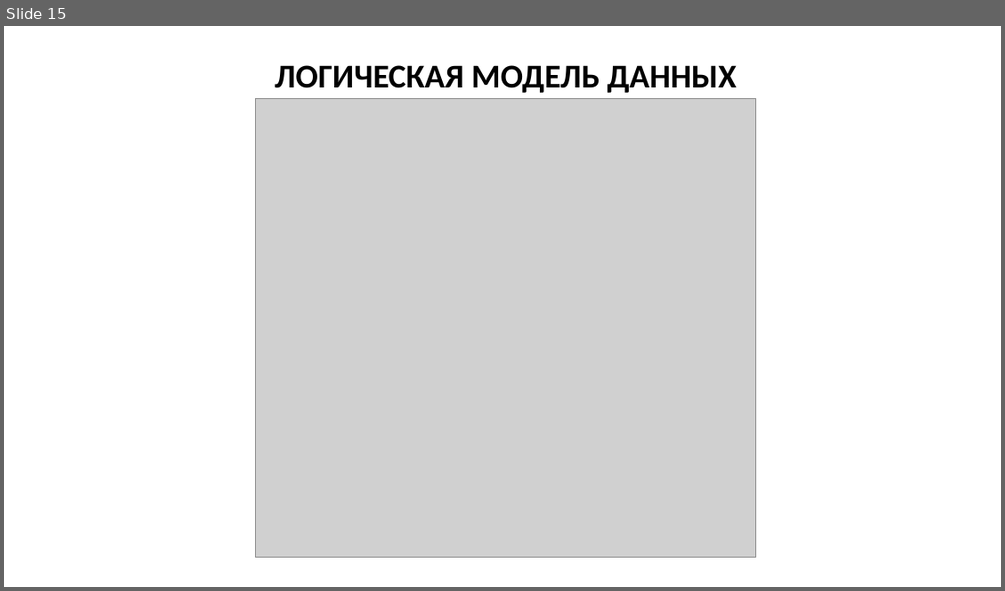
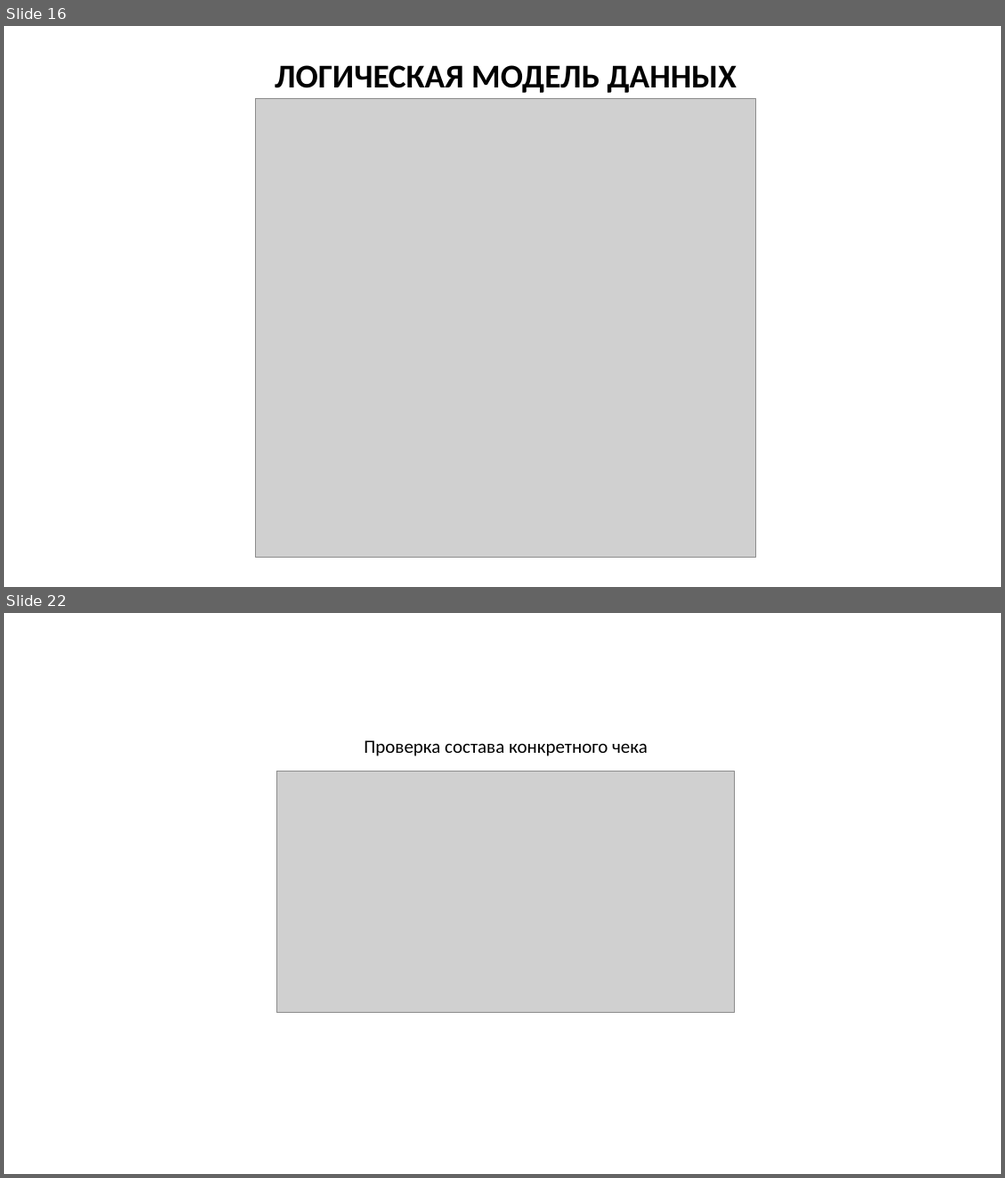
Before and after one commit to Crecker24/kursach, a slide deck: Презентация к курсовой.pptx. Shown one above the other, each under a label of ours: slide 15 before the commit, slides 16 and 22 after it; the slides between them are not shown. The pictures are 1005x591 and 1005x1178 pixels, drawn with LibreOffice and Linux fonts; fonts in the diff are those of the drawing; grey boxes stand for pictures. Boxes give left, top, right and bottom in pixels: in the first picture for what was removed or moved away, otherwise in the second. Text is boxed around its words. In the diff, an @@ line names an element or a change of style, - is before the commit and + after.

```diff
--- a/Презентация к курсовой.pptx
+++ b/Презентация к курсовой.pptx
@@ slide 22 added at bbox=[4, 613, 1001, 1174], background #FFFFFF @@
@@ text added at bbox=[364, 740, 647, 756], 18 pt, text #000000 @@
+Проверка состава конкретного чека
@@ picture added at bbox=[277, 771, 735, 1013] @@
@@ what was slide 15 is now slide 16 @@
```
Also in this commit, not shown: 1 slide changed, 6 other slides added.
